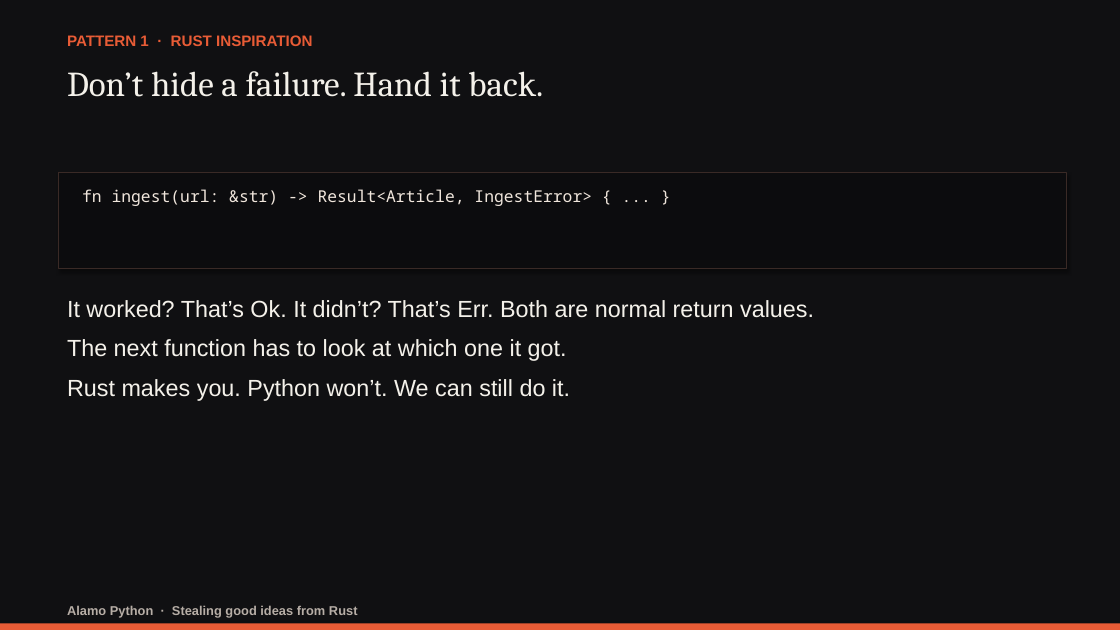
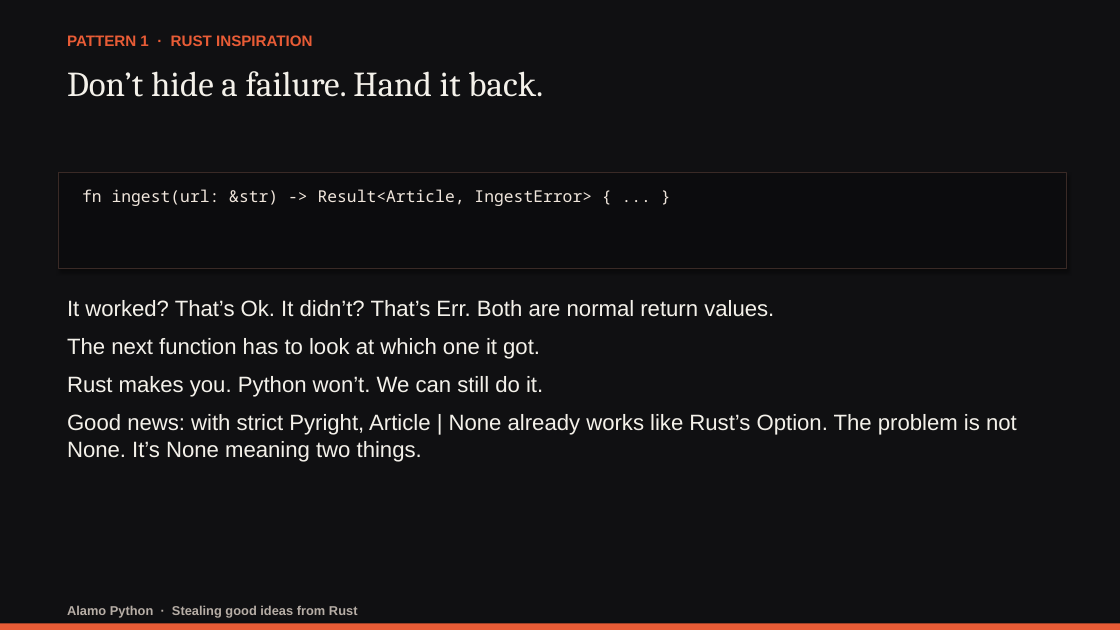
Before and after one commit to darwing1210/thinking-in-rust-writing-in-python, a slide deck: slide 15 of presentation/stealing-good-ideas-from-rust.pptx (slide 7 before the commit). Drawn at 1120x630 pixels with LibreOffice and Linux fonts; fonts in the diff are those of the drawing. Boxes give left, top, right and bottom in pixels: in the first picture for what was removed or moved away, otherwise in the second. Text is boxed around its words. In the diff, an @@ line names an element or a change of style, - is before the commit and + after.

Commit message:
Finalize Rust talk deck and script

```diff
--- a/presentation/stealing-good-ideas-from-rust.pptx
+++ b/presentation/stealing-good-ideas-from-rust.pptx
@@ text at (67,300,774,397): size 20 to 19 pt in "It worked? That’s Ok. It didn’t? That’s ...", "The next function has to look at ...", "Rust makes you. Python won’t. We can ..." @@
@@ text at (67,414,1017,462): paragraph added @@
+Good news: with strict Pyright, Article | None already works like Rust’s Option. The problem is not None. It’s None meaning two things.
```
Also in this commit, not shown: 6 other slides changed, 12 slides added, 1 slide removed, 18 other files.
